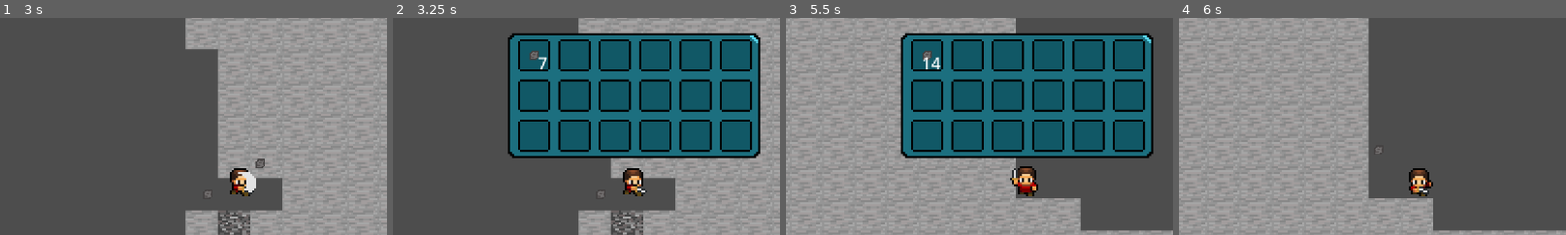
Above: before the commit, frames 1-4 (left to right).
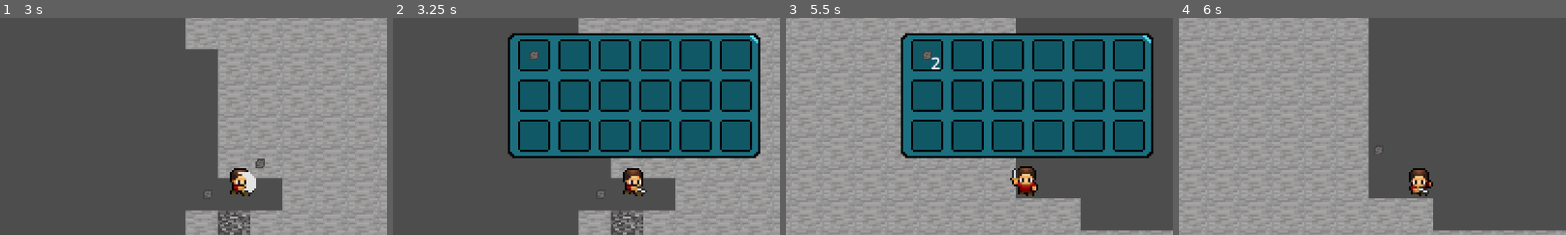
Above: after the commit, the same moments.

Repository: CaveManProject/Project_CaveMan
Game: Godot game, scene res://scene/world.tscn
Two runs of this game, one before a commit and one after it. Both use one fixed random seed, a clock stepped at 60 frames per second and the inputs below.
Inputs:
- Up to frame 1 (3 s): hold D (right) 0.53-1.28 s; tap E (e) at 0.6, 2.3, 2.85 s; tap I (i) at 0.8, 1.35 s; hold S (down) 1.28-2.03 s; tap Space (space) at 1.55, 2.1 s; hold D (right) 2.03-2.78 s; tap Enter at 2.75 s; hold W (up) from 2.78 s (still down)
- Up to frame 2 (3.25 s): keep holding W (up); tap I (i) at 3.05 s
- Up to frame 3 (5.5 s): release W (up) at 3.53 s; hold A (left) 3.53-5.03 s; tap I (i) at 3.6, 5.3 s; tap Space (space) at 3.8, 4.35 s; tap E (e) at 4.55, 5.1 s; hold S (down) from 5.03 s (still down)
- Up to frame 4 (6 s): release S (down) at 5.78 s; hold D (right) from 5.78 s (still down); tap I (i) at 5.85 s
The pictures show only the part of the screen within x 19-69%, y 12-62%; the shares and areas given below are measured in that part.

Frame 1 is identical in both runs. In frame 2, less than 0.1% of the frame differs, in the area x 37-40%, y 17-24%; in frame 3, 0.1%, in the area x 35-40%, y 17-24%; in frame 4, nothing differs.

Commit message:
:recycle: fix formatting

Diff:
--- a/Game/Script/Items/Item.gd
+++ b/Game/Script/Items/Item.gd
@@ -33,10 +33,12 @@
 	if body is Player:
 		player = null
 
+var collected: bool = false
+
 func _process(delta: float):
-	if player and !animation.is_playing():
+	if !collected and player and !animation.is_playing():
+		collected = true
 		player.collect(item)
-		await get_tree().create_timer(0.1).timeout
 		self.queue_free()
 
 
--- a/Game/Script/Player.gd
+++ b/Game/Script/Player.gd
@@ -1,15 +1,8 @@
 class_name Player extends CharacterBody2D
 
-enum State {IDLE, WALKING}
+enum State { IDLE, WALKING }
 
-enum Rotation {
-	UP,
-	DOWN,
-	RIGHT,
-	LEFT,
-	IDLE
-}
-
+enum Rotation { UP, DOWN, RIGHT, LEFT, IDLE }
 
 static var DIRECTIONS = {
 	Rotation.LEFT: Vector2i(-1, 0),
@@ -23,25 +16,23 @@
 
 @export var speed = 100
 @export var player_state: State = State.IDLE
-
 @export var inv: Inventory
-
-
 
 var p_rotation: Rotation = Rotation.IDLE
 
+
 func _physics_process(delta: float):
 	var direction = Input.get_vector("left", "right", "up", "down")
-	print(direction)
-	if direction.x == 0 and direction.y ==0:
+	if direction.x == 0 and direction.y == 0:
 		player_state = State.IDLE
-	elif direction.x !=0 or direction.y !=0:
+	elif direction.x != 0 or direction.y != 0:
 		player_state = State.WALKING
 
 	velocity = direction * speed
 	move_and_slide()
 
 	animate_movement(direction)
+
 
 func animate_movement(dir: Vector2):
 	if animation.is_playing() and animation.animation.begins_with("Att_"):
@@ -75,13 +66,19 @@
 
 func animate_breaking():
 	match p_rotation:
-		Rotation.RIGHT: animation.play("Att_right")
-		Rotation.LEFT: animation.play("Att_left")
-		Rotation.UP: animation.play("Att_up")
-		Rotation.DOWN: animation.play("Att_down")
+		Rotation.RIGHT:
+			animation.play("Att_right")
+		Rotation.LEFT:
+			animation.play("Att_left")
+		Rotation.UP:
+			animation.play("Att_up")
+		Rotation.DOWN:
+			animation.play("Att_down")
+
 
 func collect(item: InventoryItem):
 	inv.insert(item)
 
+
 func get_direction() -> Vector2i:
 	return DIRECTIONS[p_rotation]
--- a/Game/Script/World/ChunkGenerator.gd
+++ b/Game/Script/World/ChunkGenerator.gd
@@ -1,11 +1,6 @@
 class_name ChunkGenerator extends Object
 
-enum Rotation {
-	UP,
-	DOWN,
-	RIGHT,
-	LEFT
-}
+enum Rotation { UP, DOWN, RIGHT, LEFT }
 
 static var DIRECTIONS = {
 	Rotation.LEFT: Vector2i(-1, 0),
@@ -21,6 +16,7 @@
 
 var rng = RandomNumberGenerator.new()
 
+
 func _init(_pos: Vector2i):
 	pos = _pos
 	dir = get_random_direction()
@@ -28,14 +24,15 @@
 	chunk_size = 0
 
 
+func get_random_direction() -> Vector2i:
+	return DIRECTIONS[rng.randi() % 4]
 
-func get_random_direction() -> Vector2i:
-	return DIRECTIONS[rng.randi()%4]
 
 func rotate() -> Vector2i:
 	dir = get_random_direction()
 	return pos + dir
 
+
 func mine():
 	pos += dir
 	chunk_size += 1
--- a/Game/Script/World/Tile.gd
+++ b/Game/Script/World/Tile.gd
@@ -1,21 +1,11 @@
 class_name Tile extends Object
 
-
-enum Type {
-	STONE,
-	COAL,
-	COPPER,
-	IRON,
-	DIAMOND,
-	ALUMINUM,
-	BEDROCK,
-	AIR
-}
+enum Type { STONE, COAL, COPPER, IRON, DIAMOND, ALUMINUM, BEDROCK, AIR }
 
 static var TILE_SET_MAP = {
 	Type.STONE: Vector2i(2, 2),
 	Type.COAL: Vector2i(1, 1),
-	Type.COPPER: Vector2i(3,1),
+	Type.COPPER: Vector2i(3, 1),
 	Type.IRON: Vector2i(0, 0),
 	Type.DIAMOND: Vector2i(1, 0),
 	Type.ALUMINUM: Vector2i(0, 1),
@@ -24,27 +14,35 @@
 }
 
 var type: Type
-var durability: float # 0 - 1 Information about block durability
+var durability: float  # 0 - 1 Information about block durability
+
 
 func _init(_type: Type):
 	type = _type
 	durability = 1
 
+
 static func get_random_ore_tile() -> Type:
 	var rng = RandomNumberGenerator.new()
 	match rng.randi_range(1, 7):
-		2: return Type.COPPER
-		3: return Type.IRON
-		4: return Type.DIAMOND
-		5: return Type.ALUMINUM
+		2:
+			return Type.COPPER
+		3:
+			return Type.IRON
+		4:
+			return Type.DIAMOND
+		5:
+			return Type.ALUMINUM
 	return Type.COAL
 
 
 func is_breakable() -> bool:
 	return type != Type.AIR and type != Type.BEDROCK
 
+
 func get_tileset_cords() -> Vector2i:
 	return TILE_SET_MAP[type]
 
+
 func clear_tile():
 	type = Type.AIR
--- a/Game/Script/World/World.gd
+++ b/Game/Script/World/World.gd
@@ -2,7 +2,6 @@
 
 @onready var tileMap: TileMap = $StoneTileMap
 @onready var player: Player = $Player
-
 
 var item_scene_factory = preload("res://Scene/Items/item.tscn")
 
@@ -27,19 +26,20 @@
 
 var generators: Array[ChunkGenerator] = []
 
+
 func is_in_safe_zone(x: int, y: int) -> bool:
-	var radius = sqrt(pow(x - MAP_WIDTH/2, 2) + pow(y - MAP_HEIGHT/2,2))
+	var radius = sqrt(pow(x - MAP_WIDTH / 2, 2) + pow(y - MAP_HEIGHT / 2, 2))
 	return radius < SAFE_ZONE_RADIUS
 
 
+func get_safe_random_position() -> Vector2i:
+	var ran_x = rng.randi_range(1, MAP_WIDTH - 1)
+	var ran_y = rng.randi_range(1, MAP_HEIGHT - 1)
+	while is_in_safe_zone(ran_x, ran_y):
+		ran_x = rng.randi_range(1, MAP_WIDTH - 1)
+		ran_y = rng.randi_range(1, MAP_HEIGHT - 1)
+	return Vector2i(ran_x, ran_y)
 
-func get_safe_random_position() -> Vector2i:
-	var ran_x = rng.randi_range(1, MAP_WIDTH-1)
-	var ran_y = rng.randi_range(1, MAP_HEIGHT-1)
-	while is_in_safe_zone(ran_x, ran_y):
-		ran_x = rng.randi_range(1, MAP_WIDTH-1)
-		ran_y = rng.randi_range(1, MAP_HEIGHT-1)
-	return Vector2i(ran_x, ran_y)
 
 func init_grid():
 	grid = []
@@ -48,10 +48,11 @@
 		for y in MAP_HEIGHT:
 			if (x == 0 or x == MAP_WIDTH - 1) or (y == 0 or y == MAP_HEIGHT - 1):
 				grid[x].append(Tile.new(Tile.Type.BEDROCK))
-			elif is_in_safe_zone(x,y):
+			elif is_in_safe_zone(x, y):
 				grid[x].append(Tile.new(Tile.Type.AIR))
 			else:
 				grid[x].append(Tile.new(Tile.Type.STONE))
+
 
 func create_chunks():
 	var iteration: int = 0
@@ -59,8 +60,8 @@
 		# Random: Maybe destroy generator?
 		for generator in generators:
 			if rng.randf() < GENERATOR_DESTROY_CHANCE:
-				generators.erase(generator);
-				break; # Destroy only one generator per iteration
+				generators.erase(generator)
+				break  # Destroy only one generator per iteration
 
 		# Spawn new generator, with chance
 		if rng.randf() < GENERATOR_SPAWN_CHANCE and generators.size() < MAX_GENERATORS:
@@ -70,30 +71,35 @@
 		# Move generators
 		for generator in generators:
 			var target = generator.rotate()
-			if (target.x >= 1 and
-				target.x < MAP_WIDTH-1 and
-				target.y >= 1 and
-				target.y < MAP_HEIGHT-1 and
-				grid[target.x][target.y].type == Tile.Type.STONE):
-					generator.mine()
-					grid[target.x][target.y].type = generator.tile_type
-					if generator.chunk_size == MAX_CHUNK_SIZE:
-						generators.erase(generator)
+			if (
+				target.x >= 1
+				and target.x < MAP_WIDTH - 1
+				and target.y >= 1
+				and target.y < MAP_HEIGHT - 1
+				and grid[target.x][target.y].type == Tile.Type.STONE
+			):
+				generator.mine()
+				grid[target.x][target.y].type = generator.tile_type
+				if generator.chunk_size == MAX_CHUNK_SIZE:
+					generators.erase(generator)
 
 		iteration += 1
+
 
 func render_tiles():
 	for x in MAP_WIDTH:
 		for y in MAP_HEIGHT:
 			tileMap.set_cell(0, Vector2i(x, y), 0, grid[x][y].get_tileset_cords())
 
+
 # Called when the node enters the scene tree for the first time.
 func _ready():
-	player.global_position += Vector2(Vector2i(MAP_WIDTH/2, MAP_HEIGHT/2) * CellSize)
+	player.global_position += Vector2(Vector2i(MAP_WIDTH / 2, MAP_HEIGHT / 2) * CellSize)
 
 	init_grid()
 	create_chunks()
 	render_tiles()
+
 
 func mine_block(target: Vector2i, dir: Vector2i):
 	player.animate_breaking()
@@ -108,6 +114,7 @@
 
 	grid[target.x][target.y].clear_tile()
 
+
 # Called every frame. 'delta' is the elapsed time since the previous frame.
 func _process(delta):
 	var playerCoords = tileMap.local_to_map(player.global_position)
